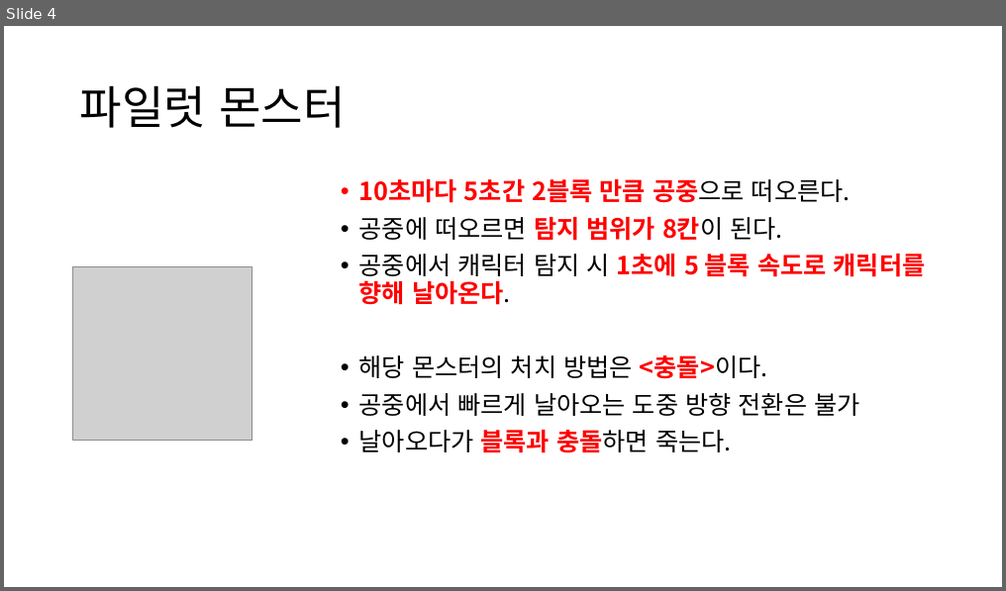
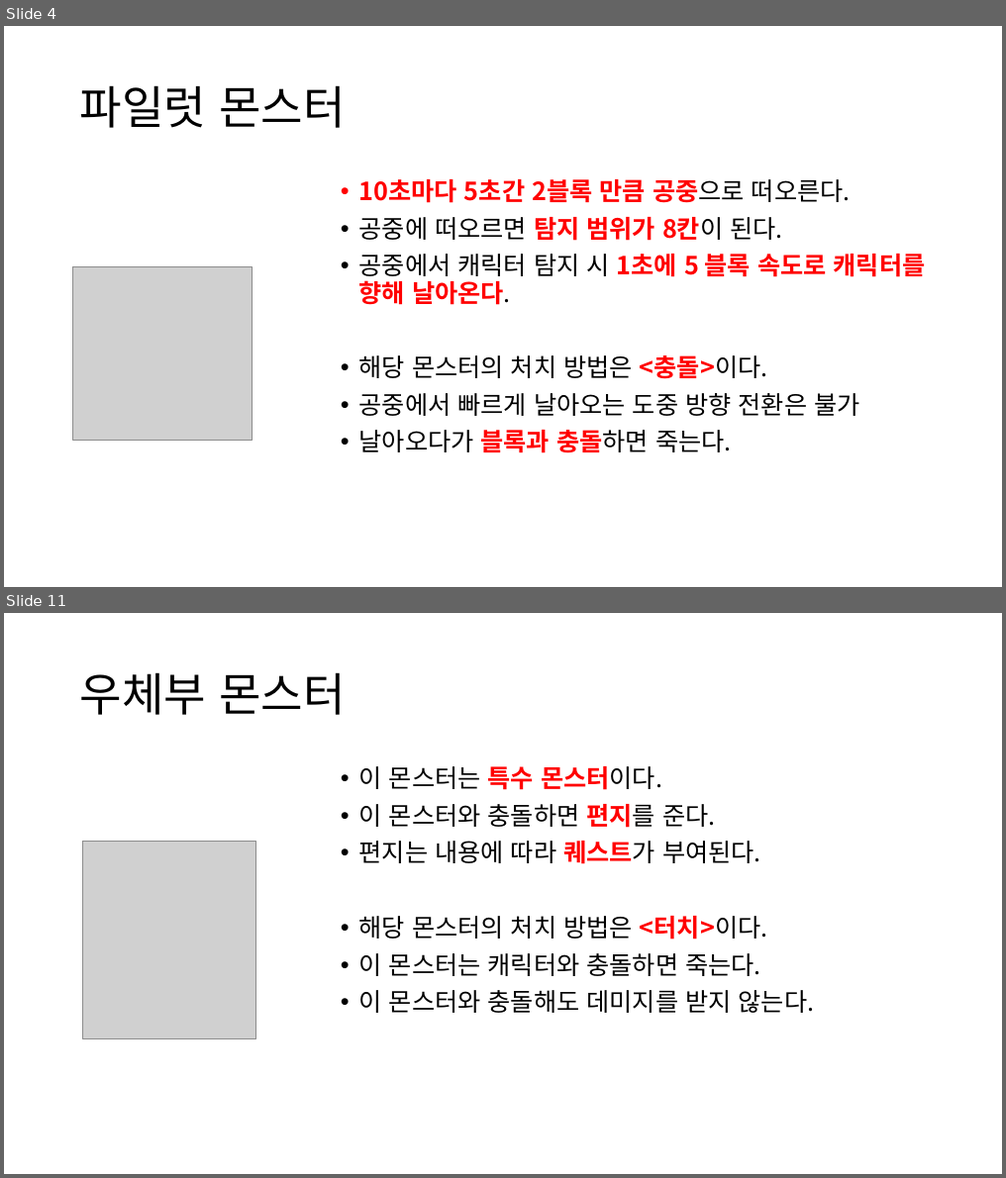
Before and after one commit to yimgunho/Witch_of_Time, a slide deck: 시간의 마녀_몬스터 기획.pptx. Shown one above the other, each under a label of ours: slide 4 before the commit, slides 4 and 11 after it; the slides between them are not shown. The pictures are 1006x591 and 1006x1178 pixels, drawn with LibreOffice and Linux fonts; fonts in the diff are those of the drawing; grey boxes stand for pictures. Boxes give left, top, right and bottom in pixels: in the first picture for what was removed or moved away, otherwise in the second. Text is boxed around its words. In the diff, an @@ line names an element or a change of style, - is before the commit and + after.

Commit message:
몬스터 기획 3

```diff
--- a/시간의 마녀_몬스터 기획.pptx
+++ b/시간의 마녀_몬스터 기획.pptx
@@ slide 11 added at <box>4,613,1002,1174</box>, background #FFFFFF @@
@@ title added at <box>80,672,345,715</box>, 44 pt, text #000000 @@
+우체부 몬스터
@@ text added at <box>359,766,814,1013</box>, 24 pt, text #000000 @@
+• 이 몬스터는 특수 몬스터이다.
+• 이 몬스터와 충돌하면 편지를 준다.
+• 편지는 내용에 따라 퀘스트가 부여된다.
+• 해당 몬스터의 처치 방법은 <터치>이다.
+• 이 몬스터는 캐릭터와 충돌하면 죽는다.
+• 이 몬스터와 충돌해도 데미지를 받지 않는다.
@@ picture added at <box>82,842,255,1040</box> @@
```
Also in this commit, not shown: 5 slides changed, 9 other slides added.
